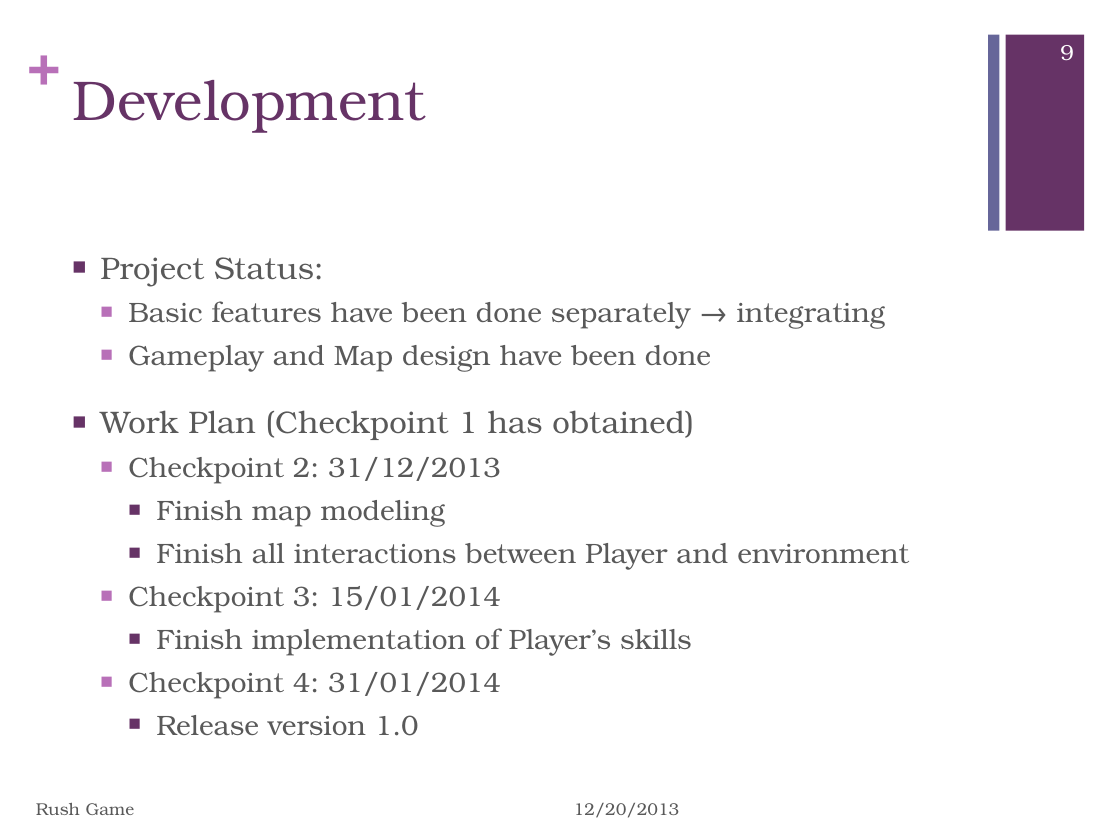
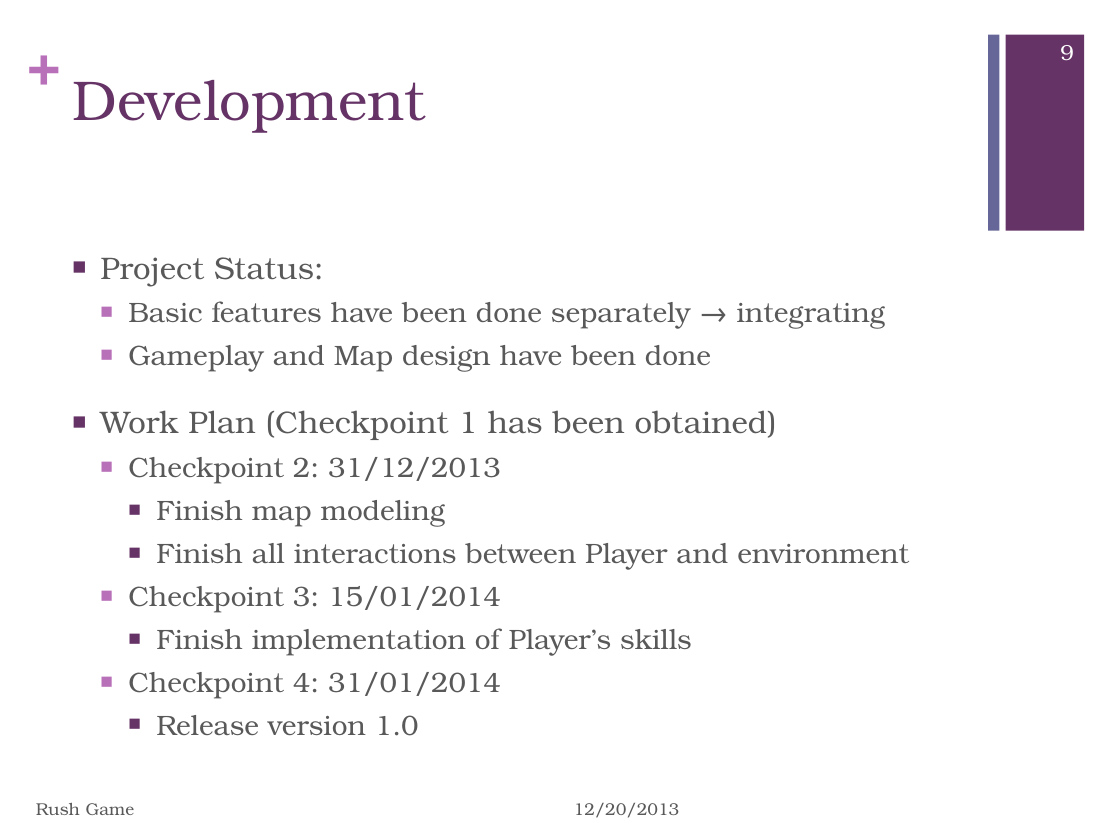
Before and after one commit to lumintos/rushgame, a slide deck: slide 9 of References/RUSH GAME.pptx. Drawn at 1120x840 pixels with LibreOffice and Linux fonts; fonts in the diff are those of the drawing; background and template pictures are left out. Boxes give left, top, right and bottom in pixels: in the first picture for what was removed or moved away, otherwise in the second. Text is boxed around its words. In the diff, an @@ line names an element or a change of style, - is before the commit and + after.

```diff
--- a/References/RUSH GAME.pptx
+++ b/References/RUSH GAME.pptx
@@ text at [100,410,777,440]: text changed @@
-■ Work Plan (Checkpoint 1 has obtained)
+■ Work Plan (Checkpoint 1 has been obtained)
```
Also in this commit, not shown: 3 other slides changed, 1 other file.
